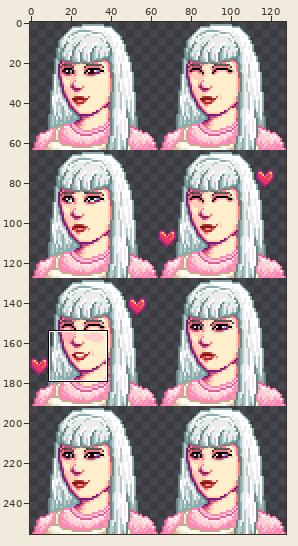
Edited in one commit: sprite sheet (assets/characters/Niko/niko_portraits.png). Above, an overview of the earlier version with the close-up marked.
Close-up. As it was:
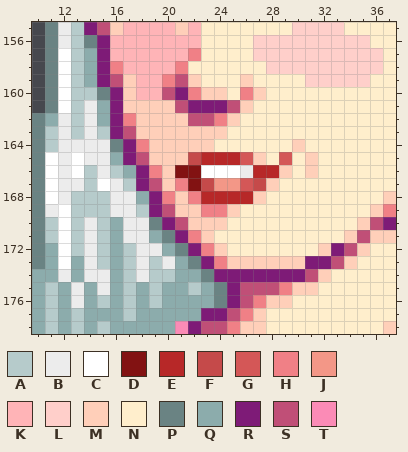
The file is 128x256 pixels. Colours within 5 levels of each other are drawn and written as one. Shown: x 10..37, y 155..178.
Palette (. is transparent): A #b6cbcb  B #ececec  C #ffffff  D #821212  E #b72828  F #c54a4a  G #d45757  H #f08086  J #f39787  K #ffb4b7  L #ffcfca  M #ffcfb9  N #ffeecc  P #6a8383  Q #8cacac  R #7e1b77  S #c04f77  T #fb8bb6
Pixels before, first column x 10:
155 .PBARSMKKKKMKNNNNNNNLLLLNNNN
156 .PBAPRKKKKKKKNNNNLLLLLLLLLNN
157 .PCAQRKKKKKKHNNNNLLLLLLLLLLN
158 .PCAQRHKKKKHNNNNNNLLLLLLLLLN
159 .PCAQRSMKKHSMNNNMNNNNLLLLLNN
160 .PCAAPRMKKSRHMMNHMNNNNNNNNNN
161 .PCABQRMMMMSRRRSMNNNNNNNNNNN
162 PQBABQRHMMMMSSHMNNNNNNNNNNNN
163 PABABARSMMMMMMMNNNNNNNNNNNNN
164 PABBBBPRHMMMMMNNNNNNMNNNNNNN
165 PCBCBBQRSMMMFEEEGMNGNMNNNNNN
166 PCBCABAQRHMDDCCCBEEMNMNNNNNN
167 PCBBACBARSMHDFJJGFMNNNNNNNNN
168 PCBAAABBQRHMHEEEEMNNNNNNNNNM
169 PBCAAABBARSMMHHMNNNNNNNNNNMH
170 PACABAQBBPRSMMMNNNNNNNNNNMSR
171 PACABAQBBQPRHMNNNNNNNNNNMSMM
172 PQCABAQABBQPRHMNNNNNNNMRSMNN
173 PQCQBAQABABQPRHMMMMMMRRSMNNN
174 QQBQBBQABAAQQPRRRRRRRSMNNNNN
175 QAQBQBQAQAQQAQPRSSSHMMNNNNNN
176 QAQBQAQAQAQQQQPRSHMMNNNNNNNN
177 QAQAQQQAQQQQQRRSHMNNNNNNNNNN
178 QAQAQAQQQQQTRSSHMMNNNNNNNNNM
And afterwards:
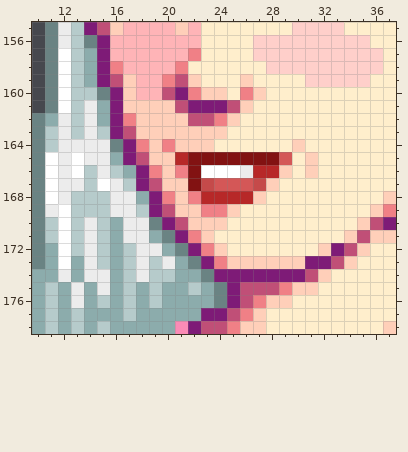
What changed:
{"y":164,"x":20,"old":"M","new":"H"}
{"y":165,"x":21,"old":"MFEEEGMN","new":"EDDDDDDD"}
{"y":166,"x":21,"old":"D","new":"H"}
{"y":167,"x":21,"old":"H","new":"M"}
{"y":167,"x":24,"old":"JJ","new":"GG"}
